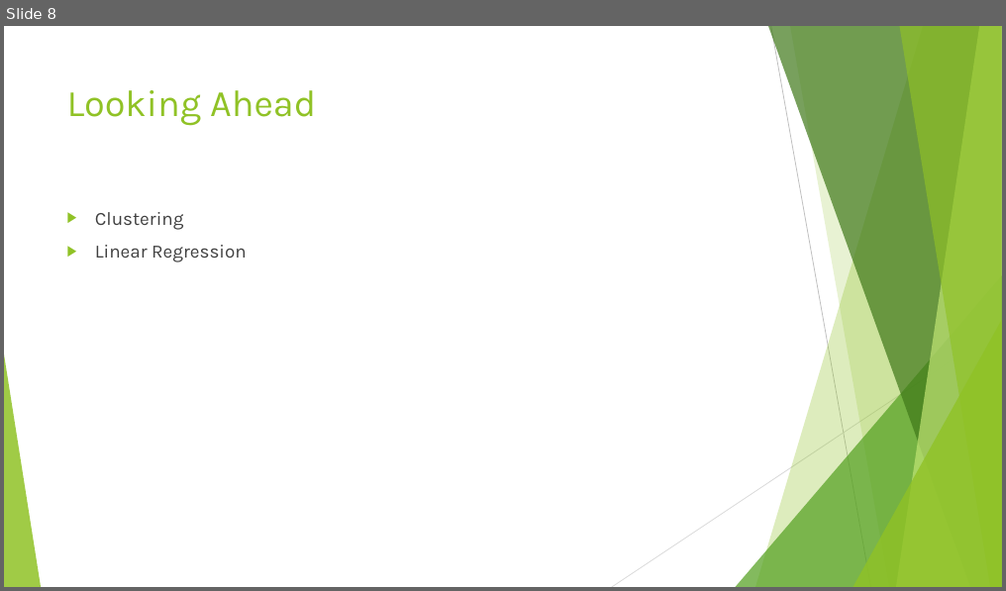
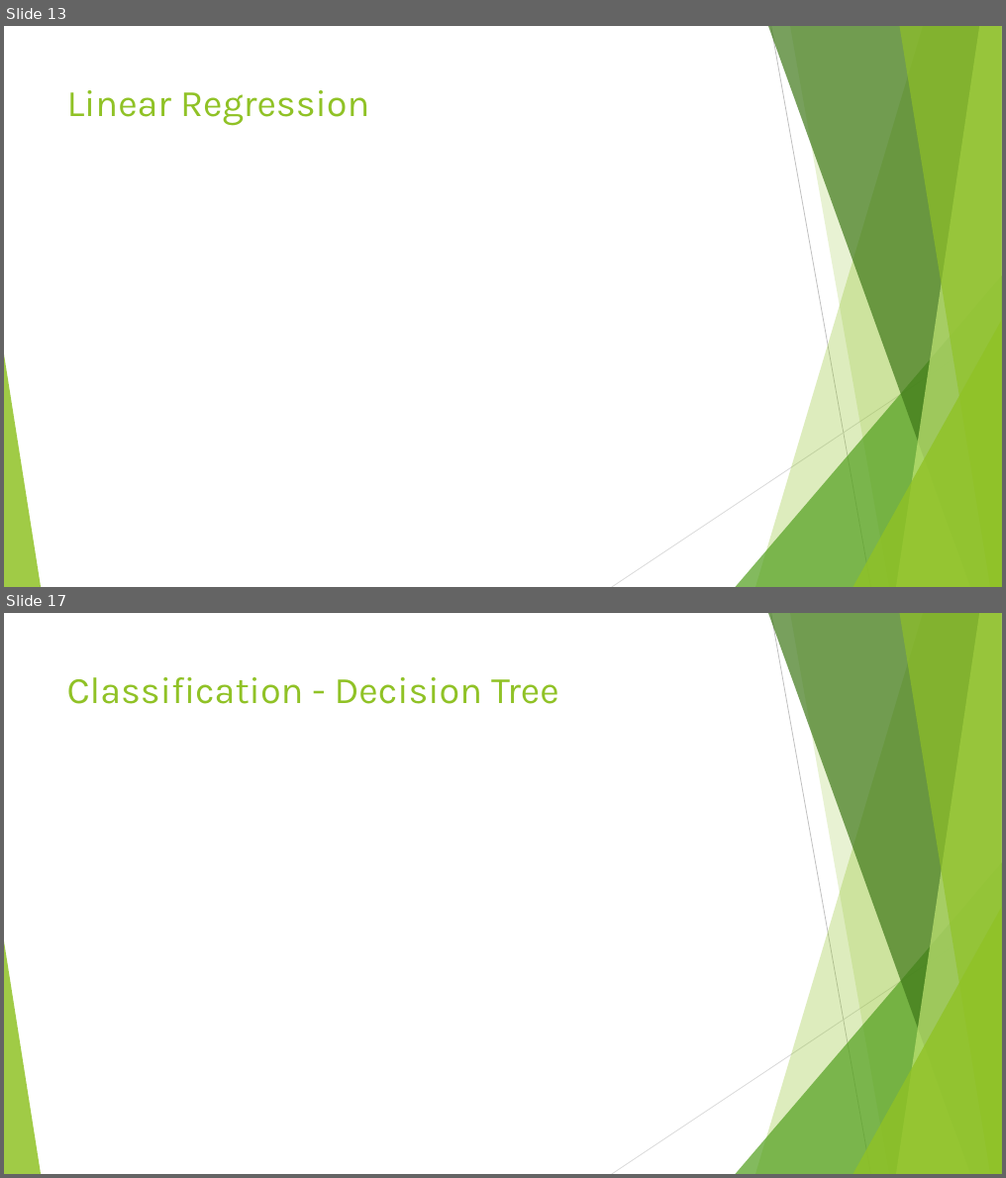
Before and after one commit to nponticelli/ml1-project, a slide deck: ATP Tennis Matches.pptx. Shown one above the other, each under a label of ours: slide 8 before the commit, slides 13 and 17 after it; the slides between them are not shown. The pictures are 1006x591 and 1006x1178 pixels, drawn with LibreOffice and Linux fonts; fonts in the diff are those of the drawing. Boxes give left, top, right and bottom in pixels: in the first picture for what was removed or moved away, otherwise in the second. Text is boxed around its words. In the diff, an @@ line names an element or a change of style, - is before the commit and + after.

```diff
--- a/ATP Tennis Matches.pptx
+++ b/ATP Tennis Matches.pptx
@@ slide 17 added at (4, 613, 1002, 1174), background #FFFFFF; not listed: 10 template elements that a slide beside it also shows @@
@@ title added at (67, 677, 559, 704), 36 pt, text #90C226 @@
+Classification - Decision Tree
@@ what was slide 8 is now slide 13 @@
@@ slide 13 changed as well @@
@@ title at (67, 90, 369, 126): text changed @@
-Looking Ahead
+Linear Regression
@@ text removed at (95, 212, 247, 263) @@
-▶ Clustering
-▶ Linear Regression
```
Also in this commit, not shown: 5 other slides changed, 11 other slides added, 1 slide removed, 5 other files.
